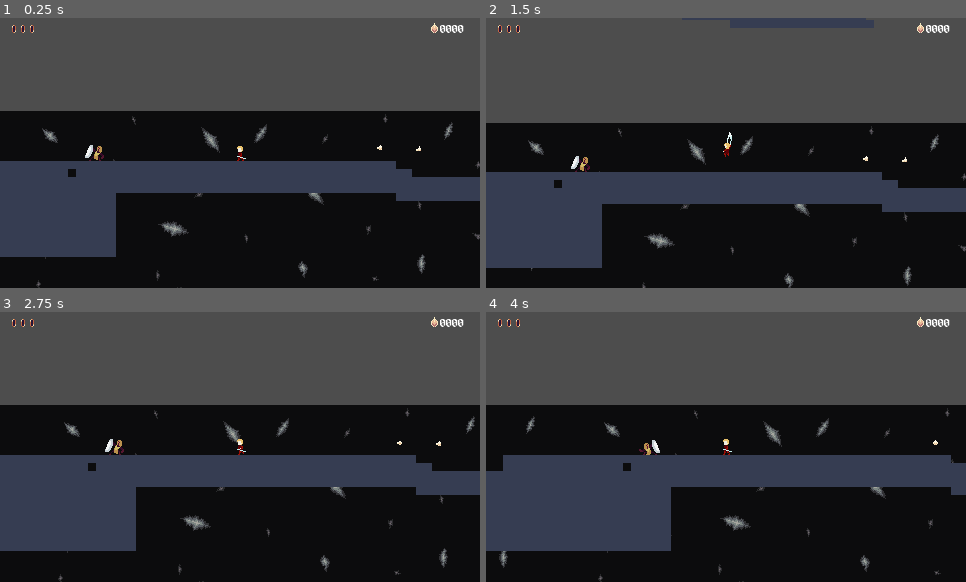
Above: before the commit, frames 1-4 (two rows, left to right).
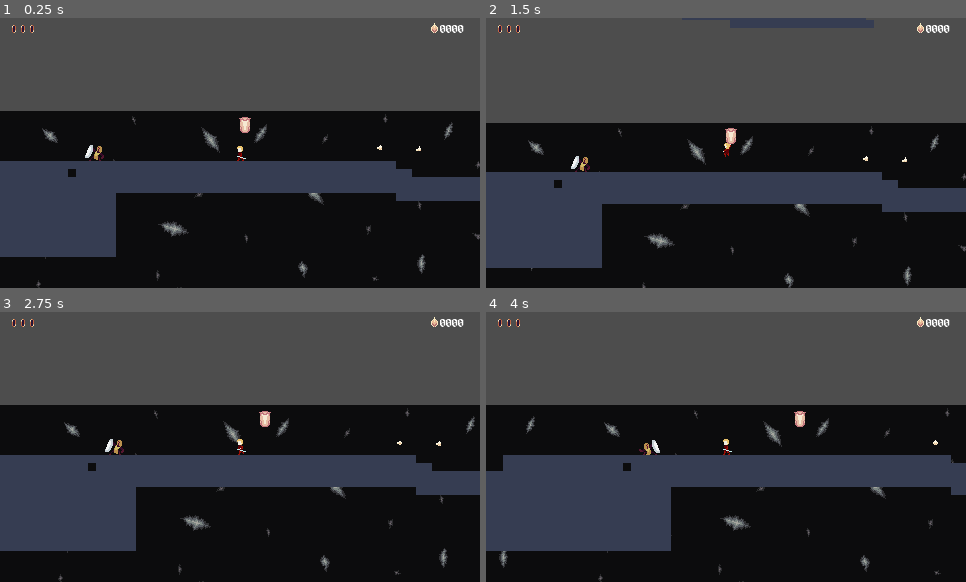
Above: after the commit, the same moments.

Repository: Zac707/into-the-night
Game: Godot game, scene res://Scenes/test_scene.tscn
Two runs of this game, one before a commit and one after it. Both use one fixed random seed, a clock stepped at 60 frames per second and the inputs below. The project has no main scene, so this scene is started directly. The engine's default icon, where the game draws it, is replaced by a stand-in: a white triangle on a blue panel in a dark square.
Inputs:
- Up to frame 1 (0.25 s): no input
- Up to frame 2 (1.5 s): tap Enter at 0.5 s; hold W (up) from 0.53 s (still down); tap L (attack) at 0.6, 1.35 s; tap Space (jump) at 0.77, 1.25 s
- Up to frame 3 (2.75 s): tap Space (jump) at 1.52 s; tap Enter at 2 s; release W (up) at 2.03 s; hold A (left) from 2.03 s (still down); tap K (hook_test) at 2.1 s; tap L (attack) at 2.3 s
- Up to frame 4 (4 s): tap L (attack) at 2.85, 3.6 s; tap Space (jump) at 3.02, 3.77 s; release A (left) at 3.53 s; hold S (down) from 3.53 s (still down)

The runs differ from the first frame. In frame 1, 0.1% of the frame differs, in the area x 49-53%, y 36-43%; in frame 2, 0.1%; in frame 3, 0.1%; in frame 4, 0.1%.

Commit message:
bugfixing shieldhand
should now work as intended. Also added Hook functionality to draw away the Shield when coming in contact

Diff:
--- a/Scenes/Enemies/shieldhand.tscn
+++ b/Scenes/Enemies/shieldhand.tscn
@@ -18,7 +18,7 @@
 [ext_resource type="Script" uid="uid://cjh6qit754xyk" path="res://Scripts/Enemy Scripts/Shieldhand/shield_hitbox.gd" id="15_dbifx"]
 
 [sub_resource type="RectangleShape2D" id="RectangleShape2D_kerx7"]
-size = Vector2(8, 16)
+size = Vector2(8, 15)
 
 [sub_resource type="ShaderMaterial" id="ShaderMaterial_rwt1x"]
 shader = ExtResource("1_jhxj7")
@@ -32,7 +32,7 @@
 radius = 129.00388
 
 [sub_resource type="CircleShape2D" id="CircleShape2D_18p67"]
-radius = 20.0
+radius = 12.0
 
 [sub_resource type="CapsuleShape2D" id="CapsuleShape2D_6v66n"]
 radius = 7.0
@@ -212,7 +212,7 @@
 
 [sub_resource type="Animation" id="Animation_g5xhq"]
 resource_name = "Hooked"
-length = 0.5
+length = 0.4
 tracks/0/type = "value"
 tracks/0/imported = false
 tracks/0/enabled = true
@@ -224,6 +224,20 @@
 "transitions": PackedFloat32Array(1, 1),
 "update": 1,
 "values": [9, 10]
+}
+tracks/1/type = "method"
+tracks/1/imported = false
+tracks/1/enabled = true
+tracks/1/path = NodePath("StateMachine/ShieldHandHooked")
+tracks/1/interp = 1
+tracks/1/loop_wrap = true
+tracks/1/keys = {
+"times": PackedFloat32Array(0.4),
+"transitions": PackedFloat32Array(1),
+"values": [{
+"args": [],
+"method": &"on_animation_finished"
+}]
 }
 
 [sub_resource type="Animation" id="Animation_f6uug"]
@@ -452,7 +466,7 @@
 
 [sub_resource type="Animation" id="Animation_hqm8t"]
 resource_name = "Hooked_left"
-length = 0.5
+length = 0.4
 tracks/0/type = "value"
 tracks/0/imported = false
 tracks/0/enabled = true
@@ -464,6 +478,20 @@
 "transitions": PackedFloat32Array(1, 1),
 "update": 1,
 "values": [26, 27]
+}
+tracks/1/type = "method"
+tracks/1/imported = false
+tracks/1/enabled = true
+tracks/1/path = NodePath("StateMachine/ShieldHandHooked")
+tracks/1/interp = 1
+tracks/1/loop_wrap = true
+tracks/1/keys = {
+"times": PackedFloat32Array(0.4),
+"transitions": PackedFloat32Array(1),
+"values": [{
+"args": [],
+"method": &"on_animation_finished"
+}]
 }
 
 [sub_resource type="Animation" id="Animation_6tpy1"]
@@ -614,6 +642,7 @@
 health_component = NodePath("ShieldHandComponents/HealthComponent")
 
 [node name="CollisionShape2D" type="CollisionShape2D" parent="." unique_id=1003191969]
+position = Vector2(0, 0.5)
 shape = SubResource("RectangleShape2D_kerx7")
 
 [node name="Sprite2D" type="Sprite2D" parent="." unique_id=1926548217]
@@ -729,14 +758,13 @@
 position = Vector2(0, -1)
 shape = SubResource("CapsuleShape2D_uhvue")
 
-[node name="ShieldHitbox" type="Area2D" parent="ShieldHandComponents" unique_id=1730290884 node_paths=PackedStringArray("enemy")]
+[node name="ShieldHitbox" type="Area2D" parent="ShieldHandComponents" unique_id=1730290884 node_paths=PackedStringArray("enemy") groups=["bouncing_object", "hook_object"]]
 collision_layer = 2
 collision_mask = 2
 script = ExtResource("15_dbifx")
 enemy = NodePath("../..")
 
 [node name="CollisionShape2D" type="CollisionShape2D" parent="ShieldHandComponents/ShieldHitbox" unique_id=413356342]
-position = Vector2(6, -1)
 shape = SubResource("RectangleShape2D_dbifx")
 
 [node name="AnimationPlayer" type="AnimationPlayer" parent="." unique_id=97393492]
--- a/Scenes/Level Elements/hook_test.tscn
+++ b/Scenes/Level Elements/hook_test.tscn
@@ -1,7 +1,7 @@
 [gd_scene format=3 uid="uid://dw0p11nvbd1vu"]
 
 [ext_resource type="Texture2D" uid="uid://8b010d4pia50" path="res://Assets/Hookshot.png" id="1_hvcca"]
-[ext_resource type="Script" uid="uid://k2f3htyy5mjv" path="res://Scripts/Player Scripts/hookshot.gd" id="2_jb5ct"]
+[ext_resource type="Script" uid="uid://dth7omvynp36l" path="res://Scripts/Player Scripts/hookshot_old.gd" id="2_aowe4"]
 
 [node name="Hook" type="Sprite2D" unique_id=1247980810 node_paths=PackedStringArray("raycast")]
 texture_repeat = 2
@@ -9,7 +9,7 @@
 texture = ExtResource("1_hvcca")
 region_enabled = true
 region_rect = Rect2(0, 0, 8, 0)
-script = ExtResource("2_jb5ct")
+script = ExtResource("2_aowe4")
 raycast = NodePath("RayCast2D")
 
 [node name="RayCast2D" type="RayCast2D" parent="." unique_id=878732040]
--- a/Scenes/Player/player_test.tscn
+++ b/Scenes/Player/player_test.tscn
@@ -7,6 +7,7 @@
 [ext_resource type="Script" uid="uid://dw8iif45yptk" path="res://Scripts/Player Scripts/pivot.gd" id="3_wln50"]
 [ext_resource type="Script" uid="uid://ccirysva1gbnx" path="res://Scripts/Player Scripts/state_machine.gd" id="5_wln50"]
 [ext_resource type="Script" uid="uid://bqe1mfvswyh1g" path="res://Scripts/Player Scripts/Player States/player_idle.gd" id="6_lbtjm"]
+[ext_resource type="Script" uid="uid://k2f3htyy5mjv" path="res://Scripts/Player Scripts/hookshot.gd" id="6_vcnm1"]
 [ext_resource type="Script" uid="uid://b8k4gn6isjjby" path="res://Scripts/Player Scripts/Player States/player_attack.gd" id="7_0asfq"]
 [ext_resource type="Script" uid="uid://byobpe4i76onj" path="res://Scripts/Player Scripts/Player States/player_hook.gd" id="8_ve6vs"]
 [ext_resource type="Script" uid="uid://bqmaxubyurvv8" path="res://Scripts/Player Scripts/Player States/player_fall.gd" id="9_0asfq"]
@@ -92,7 +93,7 @@
 tracks/0/interp = 1
 tracks/0/loop_wrap = true
 tracks/0/keys = {
-"times": PackedFloat32Array(0, 0.15),
+"times": PackedFloat32Array(0, 0.06666667),
 "transitions": PackedFloat32Array(1, 1),
 "update": 0,
 "values": [14, 15]
@@ -118,7 +119,7 @@
 tracks/2/interp = 1
 tracks/2/loop_wrap = true
 tracks/2/keys = {
-"times": PackedFloat32Array(0.15, 0.3),
+"times": PackedFloat32Array(0.06666667, 0.3),
 "transitions": PackedFloat32Array(1, 1),
 "values": [{
 "args": [],
@@ -139,7 +140,7 @@
 tracks/0/interp = 1
 tracks/0/loop_wrap = true
 tracks/0/keys = {
-"times": PackedFloat32Array(0, 0.15),
+"times": PackedFloat32Array(0, 0.06666667),
 "transitions": PackedFloat32Array(1, 1),
 "update": 0,
 "values": [12, 13]
@@ -165,7 +166,7 @@
 tracks/2/interp = 1
 tracks/2/loop_wrap = true
 tracks/2/keys = {
-"times": PackedFloat32Array(0.15, 0.3),
+"times": PackedFloat32Array(0.06666667, 0.3),
 "transitions": PackedFloat32Array(1, 1),
 "values": [{
 "args": [],
@@ -186,7 +187,7 @@
 tracks/0/interp = 1
 tracks/0/loop_wrap = true
 tracks/0/keys = {
-"times": PackedFloat32Array(0, 0.15),
+"times": PackedFloat32Array(0, 0.06666667),
 "transitions": PackedFloat32Array(1, 1),
 "update": 0,
 "values": [10, 11]
@@ -212,7 +213,7 @@
 tracks/2/interp = 1
 tracks/2/loop_wrap = true
 tracks/2/keys = {
-"times": PackedFloat32Array(0.15, 0.3),
+"times": PackedFloat32Array(0.06666667, 0.3),
 "transitions": PackedFloat32Array(1, 1),
 "values": [{
 "args": [],
@@ -265,7 +266,7 @@
 tracks/0/interp = 1
 tracks/0/loop_wrap = true
 tracks/0/keys = {
-"times": PackedFloat32Array(0, 0.15),
+"times": PackedFloat32Array(0, 0.06666667),
 "transitions": PackedFloat32Array(1, 1),
 "update": 0,
 "values": [6, 7]
@@ -291,7 +292,7 @@
 tracks/2/interp = 1
 tracks/2/loop_wrap = true
 tracks/2/keys = {
-"times": PackedFloat32Array(0.15, 0.3),
+"times": PackedFloat32Array(0.06666667, 0.3),
 "transitions": PackedFloat32Array(1, 1),
 "values": [{
 "args": [],
@@ -312,7 +313,7 @@
 tracks/0/interp = 1
 tracks/0/loop_wrap = true
 tracks/0/keys = {
-"times": PackedFloat32Array(0, 0.15),
+"times": PackedFloat32Array(0, 0.06666667),
 "transitions": PackedFloat32Array(1, 1),
 "update": 0,
 "values": [8, 9]
@@ -338,7 +339,7 @@
 tracks/2/interp = 1
 tracks/2/loop_wrap = true
 tracks/2/keys = {
-"times": PackedFloat32Array(0.15, 0.3),
+"times": PackedFloat32Array(0.06666667, 0.3),
 "transitions": PackedFloat32Array(1, 1),
 "values": [{
 "args": [],
@@ -533,7 +534,7 @@
 tracks/0/interp = 1
 tracks/0/loop_wrap = true
 tracks/0/keys = {
-"times": PackedFloat32Array(0, 0.15),
+"times": PackedFloat32Array(0, 0.06666667),
 "transitions": PackedFloat32Array(1, 1),
 "update": 0,
 "values": [40, 41]
@@ -559,7 +560,7 @@
 tracks/2/interp = 1
 tracks/2/loop_wrap = true
 tracks/2/keys = {
-"times": PackedFloat32Array(0.15, 0.3),
+"times": PackedFloat32Array(0.06666667, 0.3),
 "transitions": PackedFloat32Array(1, 1),
 "values": [{
 "args": [],
@@ -580,7 +581,7 @@
 tracks/0/interp = 1
 tracks/0/loop_wrap = true
 tracks/0/keys = {
-"times": PackedFloat32Array(0, 0.15),
+"times": PackedFloat32Array(0, 0.06666667),
 "transitions": PackedFloat32Array(1, 1),
 "update": 0,
 "values": [38, 39]
@@ -606,7 +607,7 @@
 tracks/2/interp = 1
 tracks/2/loop_wrap = true
 tracks/2/keys = {
-"times": PackedFloat32Array(0.15, 0.3),
+"times": PackedFloat32Array(0.06666667, 0.3),
 "transitions": PackedFloat32Array(1, 1),
 "values": [{
 "args": [],
@@ -627,7 +628,7 @@
 tracks/0/interp = 1
 tracks/0/loop_wrap = true
 tracks/0/keys = {
-"times": PackedFloat32Array(0, 0.15),
+"times": PackedFloat32Array(0, 0.06666667),
 "transitions": PackedFloat32Array(1, 1),
 "update": 0,
 "values": [36, 37]
@@ -653,7 +654,7 @@
 tracks/2/interp = 1
 tracks/2/loop_wrap = true
 tracks/2/keys = {
-"times": PackedFloat32Array(0.15, 0.3),
+"times": PackedFloat32Array(0.06666667, 0.3),
 "transitions": PackedFloat32Array(1, 1),
 "values": [{
 "args": [],
@@ -706,7 +707,7 @@
 tracks/0/interp = 1
 tracks/0/loop_wrap = true
 tracks/0/keys = {
-"times": PackedFloat32Array(0, 0.15),
+"times": PackedFloat32Array(0, 0.06666667),
 "transitions": PackedFloat32Array(1, 1),
 "update": 0,
 "values": [32, 33]
@@ -732,7 +733,7 @@
 tracks/2/interp = 1
 tracks/2/loop_wrap = true
 tracks/2/keys = {
-"times": PackedFloat32Array(0.15, 0.3),
+"times": PackedFloat32Array(0.06666667, 0.3),
 "transitions": PackedFloat32Array(1, 1),
 "values": [{
 "args": [],
@@ -753,7 +754,7 @@
 tracks/0/interp = 1
 tracks/0/loop_wrap = true
 tracks/0/keys = {
-"times": PackedFloat32Array(0, 0.15),
+"times": PackedFloat32Array(0, 0.06666667),
 "transitions": PackedFloat32Array(1, 1),
 "update": 0,
 "values": [34, 35]
@@ -779,7 +780,7 @@
 tracks/2/interp = 1
 tracks/2/loop_wrap = true
 tracks/2/keys = {
-"times": PackedFloat32Array(0.15, 0.3),
+"times": PackedFloat32Array(0.06666667, 0.3),
 "transitions": PackedFloat32Array(1, 1),
 "values": [{
 "args": [],
@@ -1111,6 +1112,7 @@
 script = ExtResource("3_wln50")
 
 [node name="Hook" parent="Pivot" unique_id=1247980810 node_paths=PackedStringArray("pivot") instance=ExtResource("3_psp7o")]
+script = ExtResource("6_vcnm1")
 pivot = NodePath("..")
 
 [node name="StateMachine" type="Node2D" parent="." unique_id=1686728303 node_paths=PackedStringArray("initial_state")]
--- a/Scenes/test_scene.tscn
+++ b/Scenes/test_scene.tscn
@@ -11,6 +11,7 @@
 [ext_resource type="PackedScene" uid="uid://betmwkhlk23vr" path="res://Scenes/Enemies/shieldhand.tscn" id="11_4blnk"]
 [ext_resource type="PackedScene" uid="uid://cn8qusvp0tmi2" path="res://Scenes/Level Elements/parallax_background.tscn" id="11_bwjpn"]
 [ext_resource type="PackedScene" uid="uid://bpywgmqlvm3f0" path="res://Scenes/Level Elements/lican.tscn" id="11_ibmi3"]
+[ext_resource type="PackedScene" uid="uid://dyhcp7iky6fp3" path="res://Scenes/Level Elements/grapple_point.tscn" id="12_ibmi3"]
 
 [sub_resource type="TileSetAtlasSource" id="TileSetAtlasSource_coq8p"]
 texture = ExtResource("3_sasra")
@@ -627,5 +628,8 @@
 [node name="Shieldhand" parent="." unique_id=822517851 instance=ExtResource("11_4blnk")]
 position = Vector2(-245, 16)
 
+[node name="GrapplePoint" parent="." unique_id=72392717 instance=ExtResource("12_ibmi3")]
+position = Vector2(-95, -12)
+
 [connection signal="body_entered" from="CameraManager/CameraBox1" to="CameraManager/CameraBox1" method="_on_body_entered"]
 [connection signal="body_entered" from="CameraManager/CameraBox2" to="CameraManager/CameraBox2" method="_on_body_entered"]
--- a/Scripts/Enemy Scripts/Shieldhand/Shieldhand States/shieldhand_approach.gd
+++ b/Scripts/Enemy Scripts/Shieldhand/Shieldhand States/shieldhand_approach.gd
@@ -55,9 +55,18 @@
 
 
 func change_shield_position(shield_direction):
-	shield.position = 16 * shield_direction
+	shield.position = 6 * shield_direction
 	if shield_direction.y != 0:
-		shield.rotation = Vector2.UP.angle_to(shield_direction)
+		shield.rotation = deg_to_rad(90)
+	else:
+		shield.rotation = deg_to_rad(0)
+
+	if shield_direction.x == 1.0:
+		enemy.animation_player.play("Approach")
+		enemy.last_horizontal_direction = 1.0
+	elif shield_direction.x == -1.0:
+		enemy.animation_player.play("LeftApproach")
+		enemy.last_horizontal_direction = -1.0
 
 	enemy.last_shield_position = shield_direction
 
@@ -67,6 +76,8 @@
 		transitioned_state.emit(self, "ShieldHandHurt")
 	elif enemy.defended == true:
 		transitioned_state.emit(self, "ShieldHandDefend")
+	elif enemy.hooked == true:
+		transitioned_state.emit(self, "ShieldHandHooked")
 	elif enemy.velocity.x == 0 and enemy.is_on_floor():
 		transitioned_state.emit(self, "ShieldHandIdle")
 	elif not enemy.is_on_floor():
--- a/Scripts/Enemy Scripts/Shieldhand/Shieldhand States/shieldhand_defend.gd
+++ b/Scripts/Enemy Scripts/Shieldhand/Shieldhand States/shieldhand_defend.gd
@@ -41,6 +41,8 @@
 func evaluate_transitions():
 	if enemy.hurt == true:
 		transitioned_state.emit(self, "ShieldHandHurt")
+	elif enemy.hooked == true:
+		transitioned_state.emit(self, "ShieldHandHooked")
 	elif actionable == true and not enemy.is_on_floor():
 		transitioned_state.emit(self, "ShieldHandFall")
 	elif actionable == true and enemy.is_on_floor():
--- a/Scripts/Enemy Scripts/Shieldhand/Shieldhand States/shieldhand_fall.gd
+++ b/Scripts/Enemy Scripts/Shieldhand/Shieldhand States/shieldhand_fall.gd
@@ -5,8 +5,6 @@
 
 
 func enter():
-	shield.shield_available = false
-
 	if enemy.defenseless == false:
 		if enemy.last_horizontal_direction == 1.0:
 			enemy.animation_player.play("Fall")
@@ -17,6 +15,8 @@
 			enemy.animation_player.play("Fall_defenseless")
 		else:
 			enemy.animation_player.play("Left_Fall_defenseless")
+
+	shield.shield_available = false
 
 	evaluate_transitions()
 
--- a/Scripts/Enemy Scripts/Shieldhand/Shieldhand States/shieldhand_hooked.gd
+++ b/Scripts/Enemy Scripts/Shieldhand/Shieldhand States/shieldhand_hooked.gd
@@ -5,13 +5,13 @@
 
 
 func enter():
-	enemy.defenseless = true
-	#shield.queue_free()
-
 	if enemy.last_horizontal_direction == 1.0:
 		enemy.animation_player.play("Hooked")
 	else:
 		enemy.animation_player.play("Left_Hooked")
+
+	#shield.queue_free()
+	enemy.velocity.x == enemy.last_horizontal_direction * -500
 
 	evaluate_transitions()
 
@@ -33,6 +33,8 @@
 		transitioned_state.emit(self, "ShieldHandHurt")
 	elif enemy.defenseless == true and enemy.is_on_floor():
 		transitioned_state.emit(self, "ShieldHandPanic")
+	elif enemy.defenseless == true:
+		transitioned_state.emit(self, "ShieldHandFall")
 
 
 func on_animation_finished():
--- a/Scripts/Enemy Scripts/Shieldhand/Shieldhand States/shieldhand_hurt.gd
+++ b/Scripts/Enemy Scripts/Shieldhand/Shieldhand States/shieldhand_hurt.gd
@@ -8,10 +8,16 @@
 
 
 func enter():
-	if enemy.last_horizontal_direction == 1.0:
-		enemy.animation_player.play("Hurt")
+	if enemy.defenseless == false:
+		if enemy.last_horizontal_direction == 1.0:
+			enemy.animation_player.play("Hurt")
+		else:
+			enemy.animation_player.play("Left_Hurt")
 	else:
-		enemy.animation_player.play("Left_Hurt")
+		if enemy.last_horizontal_direction == 1.0:
+			enemy.animation_player.play("Hurt_defenseless")
+		else:
+			enemy.animation_player.play("Left_Hurt_defenseless")
 
 	enemy.velocity = enemy.health_component.knockback
 	enemy.velocity.y = -80
--- a/Scripts/Enemy Scripts/Shieldhand/Shieldhand States/shieldhand_idle.gd
+++ b/Scripts/Enemy Scripts/Shieldhand/Shieldhand States/shieldhand_idle.gd
@@ -28,5 +28,7 @@
 func evaluate_transitions():
 	if enemy.hurt == true:
 		transitioned_state.emit(self, "DhieldHandHurt")
+	elif enemy.hooked == true:
+		transitioned_state.emit(self, "ShieldHandHooked")
 	elif enemy.player != null:
 		transitioned_state.emit(self, "ShieldHandDistance")
--- a/Scripts/Enemy Scripts/Shieldhand/Shieldhand States/shieldhand_panic.gd
+++ b/Scripts/Enemy Scripts/Shieldhand/Shieldhand States/shieldhand_panic.gd
@@ -15,13 +15,15 @@
 	else:
 		enemy.animation_player.play("Left_Panic")
 
+	evaluate_transitions()
+
 
 func exit():
 	pass
 
 
 func update(_delta: float):
-	pass
+	evaluate_transitions()
 
 
 func physics_update(_delta: float):
--- a/Scripts/Enemy Scripts/Shieldhand/Shieldhand States/shieldhead_distance.gd
+++ b/Scripts/Enemy Scripts/Shieldhand/Shieldhand States/shieldhead_distance.gd
@@ -48,6 +48,7 @@
 
 	time_until_approach -= _delta
 
+
 	evaluate_transitions()
 
 
@@ -70,9 +71,18 @@
 
 
 func change_shield_position(shield_direction):
-	shield.position = 16 * shield_direction
-	if shield_direction.y != 0:
-		shield.rotation = Vector2.UP.angle_to(shield_direction)
+	shield.position = 6 * shield_direction
+	if shield_direction.y != 0.0:
+		shield.rotation = deg_to_rad(90)
+	else:
+		shield.rotation = deg_to_rad(0)
+
+	if shield_direction.x == 1.0:
+		enemy.animation_player.play("Distance")
+		enemy.last_horizontal_direction = 1.0
+	elif shield_direction.x == -1.0:
+		enemy.animation_player.play("Left_Distance")
+		enemy.last_horizontal_direction = -1.0
 
 	enemy.last_shield_position = shield_direction
 
@@ -92,6 +102,8 @@
 		transitioned_state.emit(self, "ShieldHandHurt")
 	elif enemy.defended == true:
 		transitioned_state.emit(self, "ShieldHandDefend")
+	elif enemy.hooked == true:
+		transitioned_state.emit(self, "ShieldHandHooked")
 	elif enemy.velocity.x == 0 and enemy.is_on_floor() and enemy.player == null:
 		transitioned_state.emit(self, "ShieldHandIdle")
 	elif not enemy.is_on_floor():
--- a/Scripts/Enemy Scripts/Shieldhand/health_component_shieldhand.gd
+++ b/Scripts/Enemy Scripts/Shieldhand/health_component_shieldhand.gd
@@ -18,13 +18,9 @@
 
 
 func get_enemy_damage(attack : Attack):
-	print("DAMAGE called   frame=", Engine.get_physics_frames())
-	await get_tree().process_frame
-	print("DAMAGE resumed  frame=", Engine.get_physics_frames())
-	return
+	#await get_tree().process_frame
 
-	var defended = shield.get_defense()
-	if defended == false:
+	if enemy.defended == false:
 		health -= attack.attack_damage
 		knockback = attack.knockback_force * attack.attack_direction
 
--- a/Scripts/Enemy Scripts/Shieldhand/shield_hitbox.gd
+++ b/Scripts/Enemy Scripts/Shieldhand/shield_hitbox.gd
@@ -3,27 +3,18 @@
 
 @export var enemy: CharacterBody2D
 
-var blocked: bool = false
 var shield_available: bool = true
 
 
 func _on_area_entered(area: Area2D) -> void:
-	print(shield_available, " ", enemy.defenseless, " ", area)
 	if area.is_in_group("attack_area") and shield_available == true and enemy.defenseless == false:
-		blocked = true
 		enemy.defended = true
 
 
 func _on_area_exited(area: Area2D) -> void:
-	print("SHIELD exited   frame=", Engine.get_physics_frames(), " ", area)
 	if area.is_in_group("attack_area"):
-		blocked = false
 		enemy.defended = false
 
 
-func get_defense() -> bool:
-	print("get_defense     blocked=", blocked)
-	if blocked == true:
-		return true
-	else:
-		return false
+func on_hooked() -> void:
+	enemy.hooked = true
--- a/Scripts/Enemy Scripts/Shieldhand/shieldhand.gd
+++ b/Scripts/Enemy Scripts/Shieldhand/shieldhand.gd
@@ -19,6 +19,7 @@
 var hurt: bool = false
 var defended: bool = false
 var defenseless: bool = false
+var hooked: bool = false
 
 
 func _physics_process(delta: float) -> void:
--- a/Scripts/Enemy Scripts/Shieldhand/state_machine_shieldhand.gd
+++ b/Scripts/Enemy Scripts/Shieldhand/state_machine_shieldhand.gd
@@ -40,4 +40,4 @@
 		current_state.exit()
 	new_state.enter()
 	current_state = new_state
-	#print(new_state)
+	print(new_state)
--- a/Scripts/Player Scripts/Player States/player_hook.gd
+++ b/Scripts/Player Scripts/Player States/player_hook.gd
@@ -4,7 +4,7 @@
 class_name PlayerHook
 
 
-@export var hookshot: Hookshot
+@export var hookshot: PlayerHookshot
 
 var _is_hooked: bool = false
 var _hook_point: Vector2 = Vector2.ZERO
--- a/Scripts/Player Scripts/hookshot.gd
+++ b/Scripts/Player Scripts/hookshot.gd
@@ -1,4 +1,4 @@
-class_name Hookshot extends Sprite2D
+class_name PlayerHookshot extends Sprite2D
 
 @export var raycast: RayCast2D
 @export var pivot: Node2D
@@ -62,6 +62,8 @@
 	if raycast.is_colliding() and _collision_found == false:
 		var collider = raycast.get_collider()
 		_collision_found = true
+
+		# Colliding with a valiable area, the player pulls himself towards it
 		if collider.is_in_group("hook_area"):
 			var collision_point = raycast.get_collision_point()
 			distance = global_position.distance_to(collision_point)
@@ -69,7 +71,14 @@
 				hooked.emit(collision_point)
 				print("hook-point found")
 				return distance
-		# Colliding, but not a valid hook target — treat as a miss.
+		elif collider.is_in_group("hook_object"):
+			var collision_point = raycast.get_collision_point()
+			distance = global_position.distance_to(collision_point)
+			if collider.has_method("on_hooked") and region_rect.size.y >= distance:
+				collider.on_hooked()
+				return distance
+
+	# Colliding, but not a valid hook target — treat as a miss.
 	_collision_found = false
 	distance = max_distance
 	return distance
--- /dev/null
+++ b/Scripts/Player Scripts/hookshot_old.gd
@@ -0,0 +1,75 @@
+class_name Hookshot extends Sprite2D
+
+@export var raycast: RayCast2D
+@export var pivot: Node2D
+@export var max_distance: float = 50.0
+
+var distance: float = 50.0
+var start_duration = 0.1
+var return_duration = 0.3
+var _hook_activated: bool = false
+var _collision_found: bool = false
+var _extending_hookshot: bool = false
+
+signal hooked(hooked_position)
+signal unhooked()
+signal hook_sent(start_duration, return_duration)
+
+
+func interpolate(length, duration):
+	var tween_offset = create_tween()
+	var tween_rect_h = create_tween()
+	tween_offset.tween_property(self, "offset", Vector2(0, length / 2.0), duration)
+	tween_rect_h.tween_property(self, "region_rect", Rect2(0, 0, 8, length), duration)
+
+
+func fire() -> void:
+	if _hook_activated:
+		return
+	hook_sent.emit(start_duration, return_duration)
+	_hook_activated = true
+	_extending_hookshot = true
+	pivot.rotation_permitted = false
+
+	await get_tree().create_timer(start_duration).timeout
+	_extending_hookshot = false
+	reverse_interpolate()
+	await get_tree().create_timer(return_duration).timeout
+
+	_hook_activated = false
+	_collision_found = false
+	pivot.rotation_permitted = true
+	unhooked.emit()
+
+
+func _process(delta: float) -> void:
+	if _hook_activated == true and _collision_found == false:
+		var hook_distance = check_collision()
+		if _extending_hookshot == true:
+			interpolate(hook_distance, start_duration)
+
+
+func reverse_interpolate():
+	if _collision_found == false:
+		interpolate(0, return_duration)
+		print("drawing hookshot back")
+	else:
+		var return_duration_scaled: float = return_duration * (distance / max_distance)
+		interpolate(0, return_duration_scaled)
+
+
+func check_collision():
+	if raycast.is_colliding() and _collision_found == false:
+		var collider = raycast.get_collider()
+		_collision_found = true
+		if collider.is_in_group("hook_area"):
+			var collision_point = raycast.get_collision_point()
+			distance = global_position.distance_to(collision_point)
+			if region_rect.size.y >= distance:
+				hooked.emit(collision_point)
+				print("hook-point found")
+				return distance
+		# Colliding, but not a valid hook target — treat as a miss.
+	_collision_found = false
+	distance = max_distance
+	return distance
--- a/project.godot
+++ b/project.godot
@@ -37,6 +37,7 @@
 Player=""
 bouncing_object=""
 attack_area=""
+hook_object=""
 
 [input]
 
Not shown, added: Scripts/Player Scripts/hookshot_old.gd.uid
